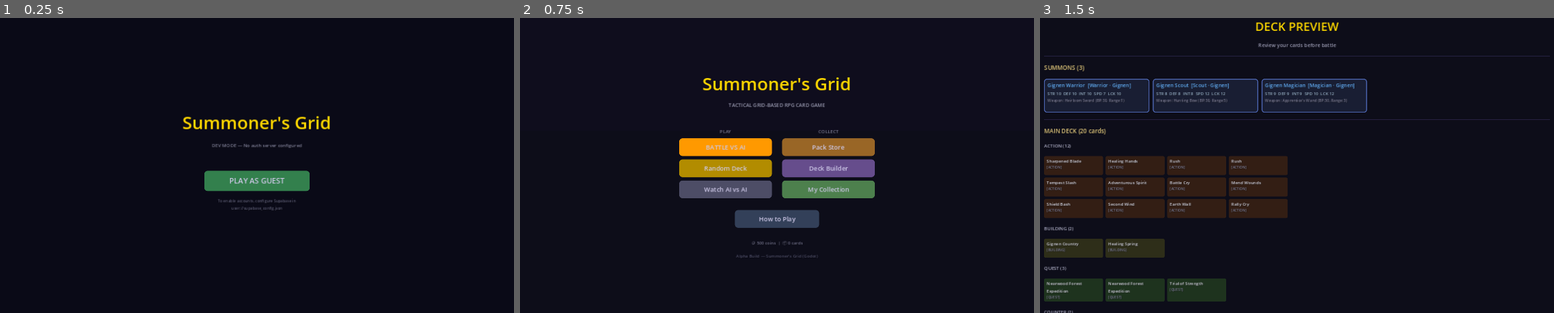
Above: before the commit, frames 1-3 (left to right).
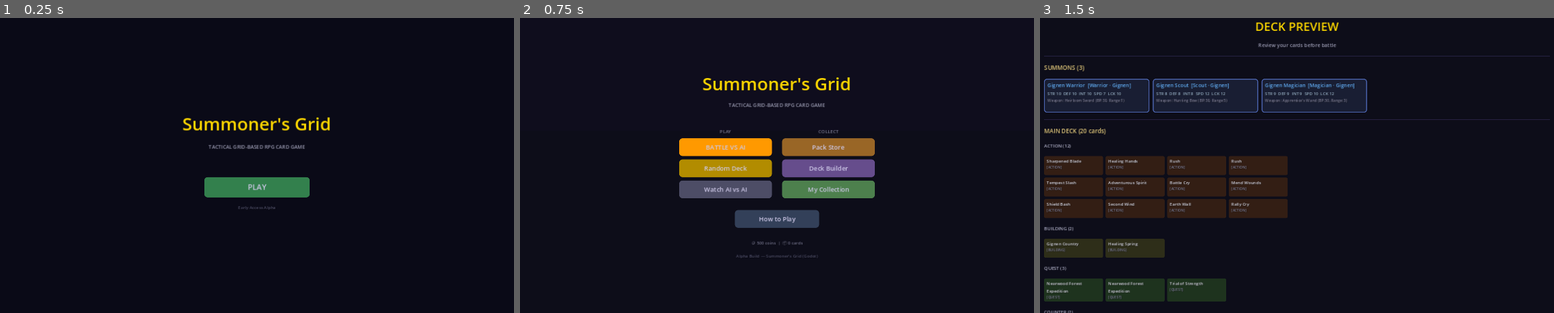
Above: after the commit, the same moments.

Repository: look-itsaxiom/summoners-grid
Game: Godot game, scene res://scenes/login.tscn
Two runs of this game, one before a commit and one after it. Both use one fixed random seed, a clock stepped at 60 frames per second and the inputs below.
Inputs:
- Up to frame 1 (0.25 s): no input
- Up to frame 2 (0.75 s): click "PLAY AS GUEST" (after the commit: "PLAY") at 0.5 s
- Up to frame 3 (1.5 s): click "BATTLE VS AI" at 1.25 s

The runs differ from the first frame. In frame 1, 1.9% of the frame differs, in the area x 35-65%, y 33-66%; in frame 2, nothing differs; in frame 3, less than 0.1%.

Commit message:
feat: polish splash screen — remove DEV MODE, add tagline
Splash screen now shows:
- "Summoner's Grid" (gold, large)
- "TACTICAL GRID-BASED RPG CARD GAME" (tagline)
- "PLAY" button (clean, prominent)
- "Early Access Alpha" (subtle footer)

No more "DEV MODE" or config instructions on first impression.
Looks like a real game, not a dev build.

Co-Authored-By: Claude Opus 4.6 (1M context) <noreply@anthropic.com>

Diff:
--- a/godot/scripts/ui/login_screen.gd
+++ b/godot/scripts/ui/login_screen.gd
@@ -52,19 +52,19 @@
 	title.horizontal_alignment = HORIZONTAL_ALIGNMENT_CENTER
 	center.add_child(title)
 
-	var subtitle := Label.new()
-	subtitle.text = "DEV MODE — No auth server configured"
-	subtitle.add_theme_font_size_override("font_size", 11)
-	subtitle.add_theme_color_override("font_color", Color(0.5, 0.5, 0.6))
-	subtitle.horizontal_alignment = HORIZONTAL_ALIGNMENT_CENTER
-	center.add_child(subtitle)
+	var tagline := Label.new()
+	tagline.text = "TACTICAL GRID-BASED RPG CARD GAME"
+	tagline.add_theme_font_size_override("font_size", 12)
+	tagline.add_theme_color_override("font_color", Color(0.6, 0.6, 0.7))
+	tagline.horizontal_alignment = HORIZONTAL_ALIGNMENT_CENTER
+	center.add_child(tagline)
 
 	var spacer := Control.new()
-	spacer.custom_minimum_size.y = 20
+	spacer.custom_minimum_size.y = 30
 	center.add_child(spacer)
 
 	var play_btn := Button.new()
-	play_btn.text = "PLAY AS GUEST"
+	play_btn.text = "PLAY"
 	play_btn.custom_minimum_size = Vector2(250, 48)
 	play_btn.size_flags_horizontal = Control.SIZE_SHRINK_CENTER
 	play_btn.add_theme_font_size_override("font_size", 18)
@@ -84,9 +84,9 @@
 	center.add_child(play_btn)
 
 	var note := Label.new()
-	note.text = "To enable accounts, configure Supabase in\nuser://supabase_config.json"
-	note.add_theme_font_size_override("font_size", 9)
-	note.add_theme_color_override("font_color", Color(0.35, 0.35, 0.45))
+	note.text = "Early Access Alpha"
+	note.add_theme_font_size_override("font_size", 10)
+	note.add_theme_color_override("font_color", Color(0.3, 0.3, 0.4))
 	note.horizontal_alignment = HORIZONTAL_ALIGNMENT_CENTER
 	center.add_child(note)
 
